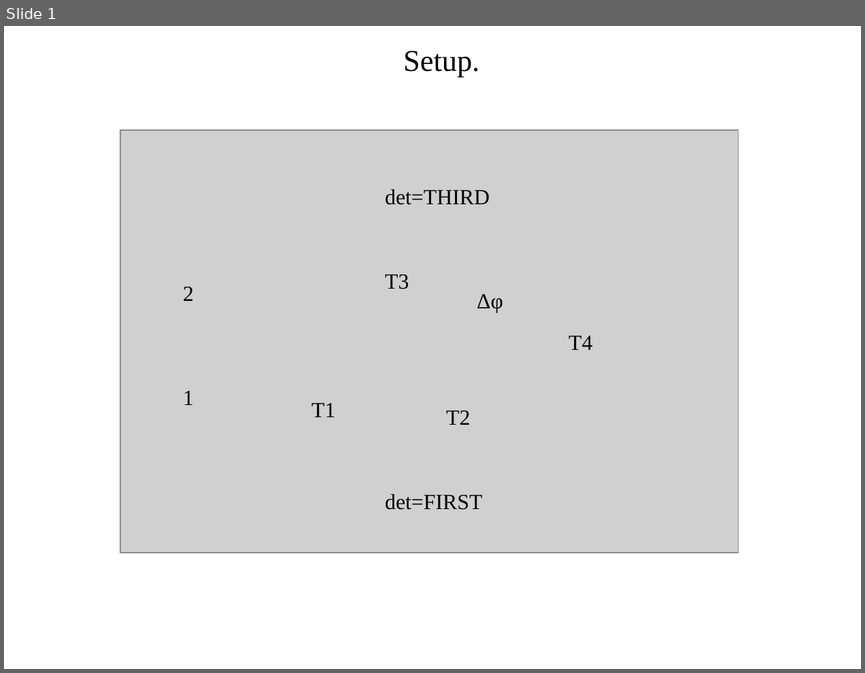
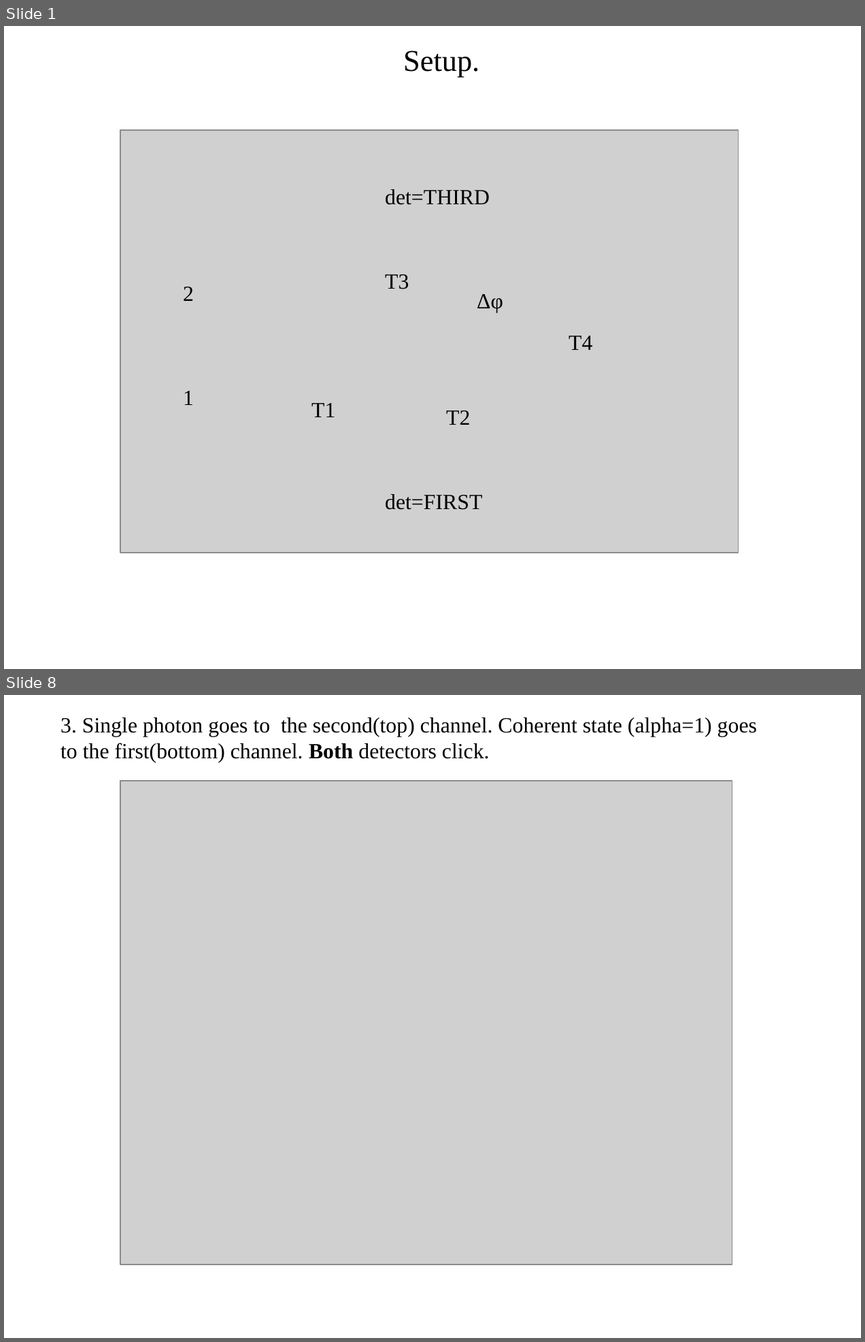
Before and after one commit to matthewR1993/qscheme, a slide deck: results/res17/res17.odp. Shown one above the other, each under a label of ours: slide 1 before the commit, slides 1 and 8 after it; the slides between them are not shown. The pictures are 865x673 and 865x1342 pixels, drawn with LibreOffice and Linux fonts; fonts in the diff are those of the drawing; grey boxes stand for pictures. Boxes give left, top, right and bottom in pixels: in the first picture for what was removed or moved away, otherwise in the second. Text is boxed around its words. In the diff, an @@ line names an element or a change of style, - is before the commit and + after.

```diff
--- a/results/res17/res17.odp
+++ b/results/res17/res17.odp
@@ slide 8 added at [4,695,861,1338], background #FFFFFF @@
@@ text added at [60,717,757,762], 20 pt, text #000000 @@
+3. Single photon goes to the second(top) channel. Coherent state (alpha=1) goes to the first(bottom) channel. Both detectors click.
@@ picture added at [121,781,732,1264] @@
```
Also in this commit, not shown: 4 slides changed, 3 other slides added, 21 other files.
